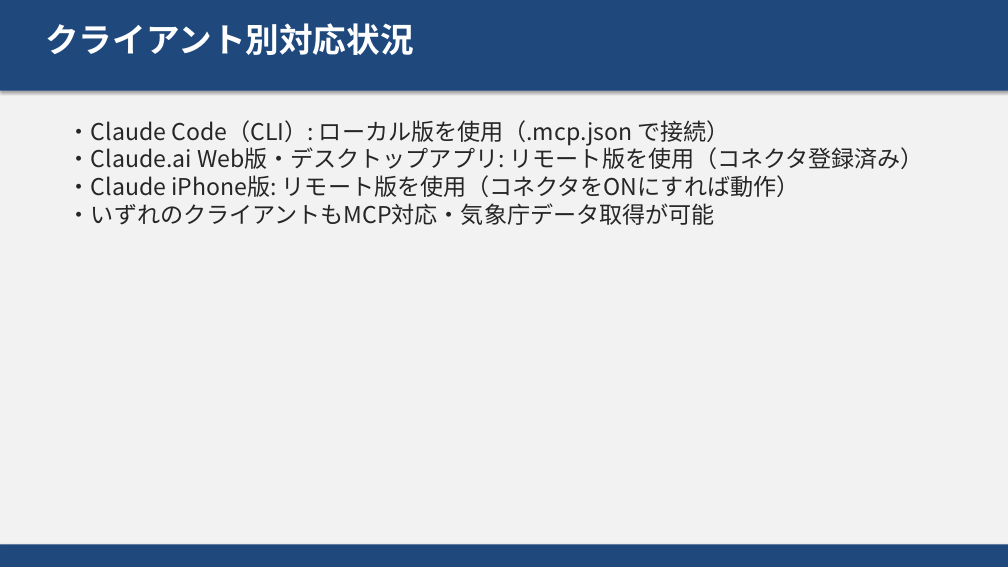
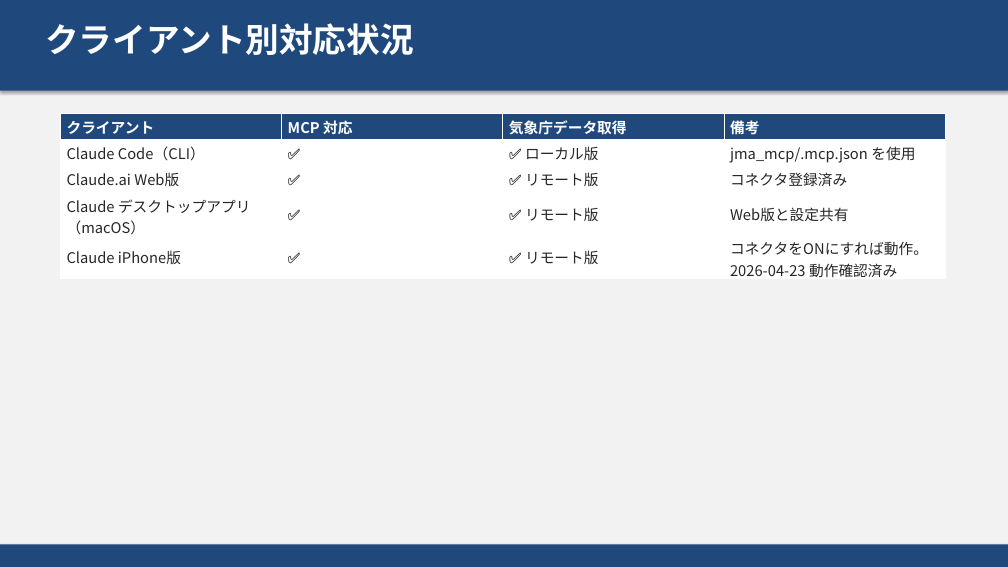
Before and after one commit to masauehr/ppt_auto, a slide deck: slide 17 of mcp_remort.pptx (slide 8 before the commit). Drawn at 1008x567 pixels with LibreOffice and Linux fonts; fonts in the diff are those of the drawing. Boxes give left, top, right and bottom in pixels: in the first picture for what was removed or moved away, otherwise in the second. Text is boxed around its words. In the diff, an @@ line names an element or a change of style, - is before the commit and + after.

```diff
--- a/mcp_remort.pptx
+++ b/mcp_remort.pptx
@@ table added at (60, 113, 944, 281), 5 rows, 4 columns @@
+クライアント | MCP 対応 | 気象庁データ取得 | 備考
+Claude Code（CLI） | ✅ | ✅ ローカル版 | jma_mcp/.mcp.json を使用
+Claude.ai Web版 | ✅ | ✅ リモート版 | コネクタ登録済み
+Claude デスクトップアプリ（macOS） | ✅ | ✅ リモート版 | Web版と設定共有
+Claude iPhone版 | ✅ | ✅ リモート版 | コネクタをONにすれば動作。2026-04-23 動作確認済み
@@ text removed at (68, 120, 924, 225) @@
-・Claude Code（CLI）: ローカル版を使用（.mcp.json で接続）
-・Claude.ai Web版・デスクトップアプリ: リモート版を使用（コネクタ登録済み）
-・Claude iPhone版: リモート版を使用（コネクタをONにすれば動作）
-・いずれのクライアントもMCP対応・気象庁データ取得が可能
```
Also in this commit, not shown: 7 other slides changed, 10 slides added, 1 slide removed, 6 other files.
